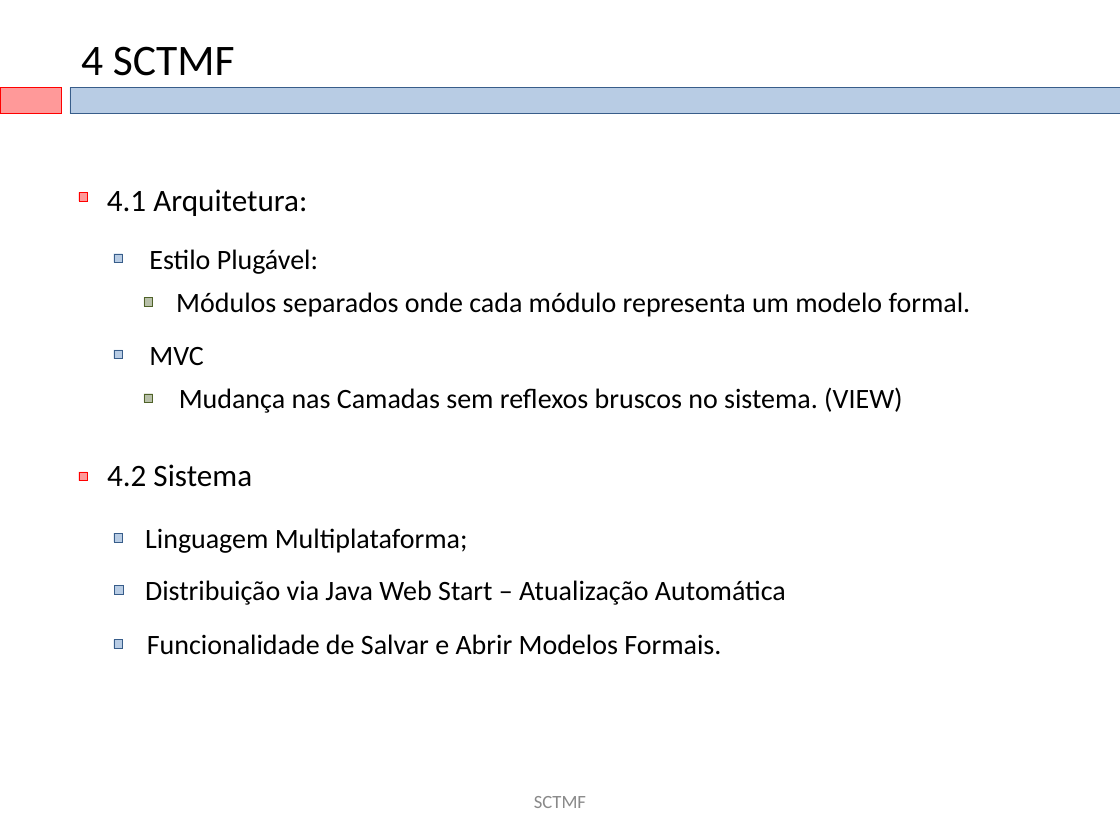
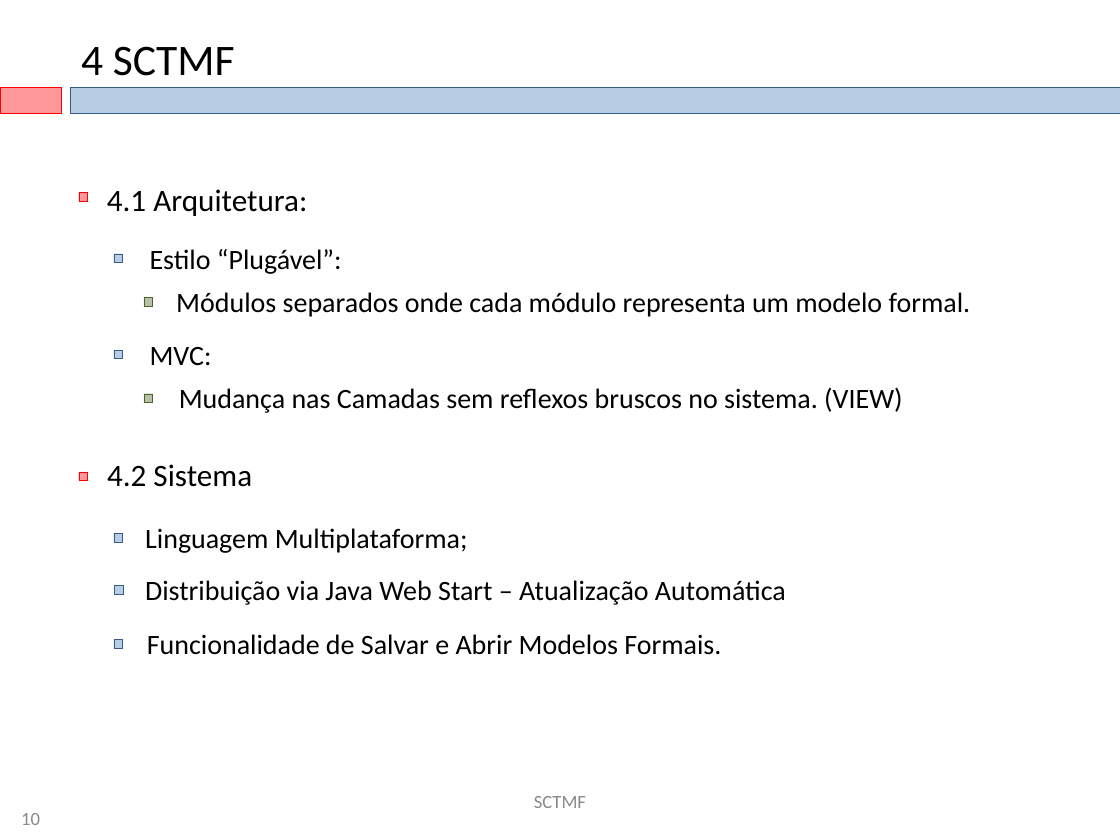
Before and after one commit to eduardoabreubg/sctmf, a slide deck: slide 10 of sctmf/documentation/SCTMF-Final_20071201.ppt. Drawn at 1120x840 pixels with LibreOffice and Linux fonts; fonts in the diff are those of the drawing; background and template pictures are left out. Boxes give left, top, right and bottom in pixels: in the first picture for what was removed or moved away, otherwise in the second. Text is boxed around its words. In the diff, an @@ line names an element or a change of style, - is before the commit and + after.

```diff
--- a/sctmf/documentation/SCTMF-Final_20071201.ppt
+++ b/sctmf/documentation/SCTMF-Final_20071201.ppt
@@ text at <box>150,249,342,274</box>: text changed @@
-Estilo Plugável:
+Estilo “Plugável”:
@@ text at <box>150,347,212,366</box>: text changed @@
-MVC
+MVC:
@@ text added at <box>21,813,40,825</box>, 12 pt, text #898989 @@
+10
```
Also in this commit, not shown: 18 other slides changed, 2 slides added.
